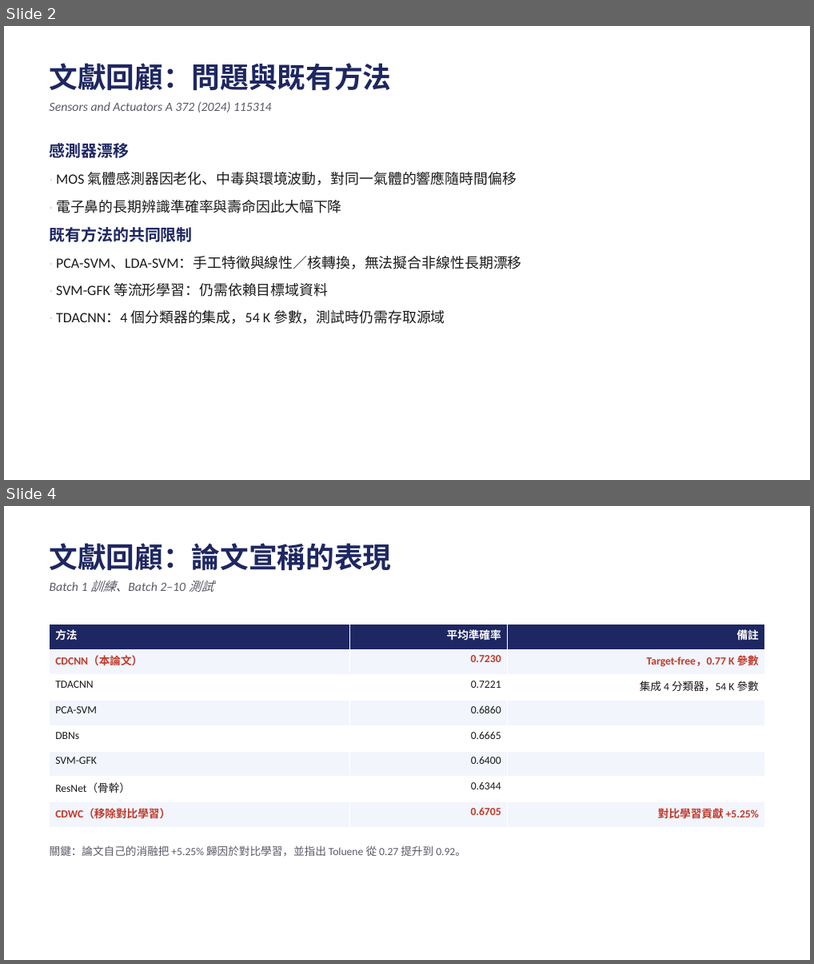
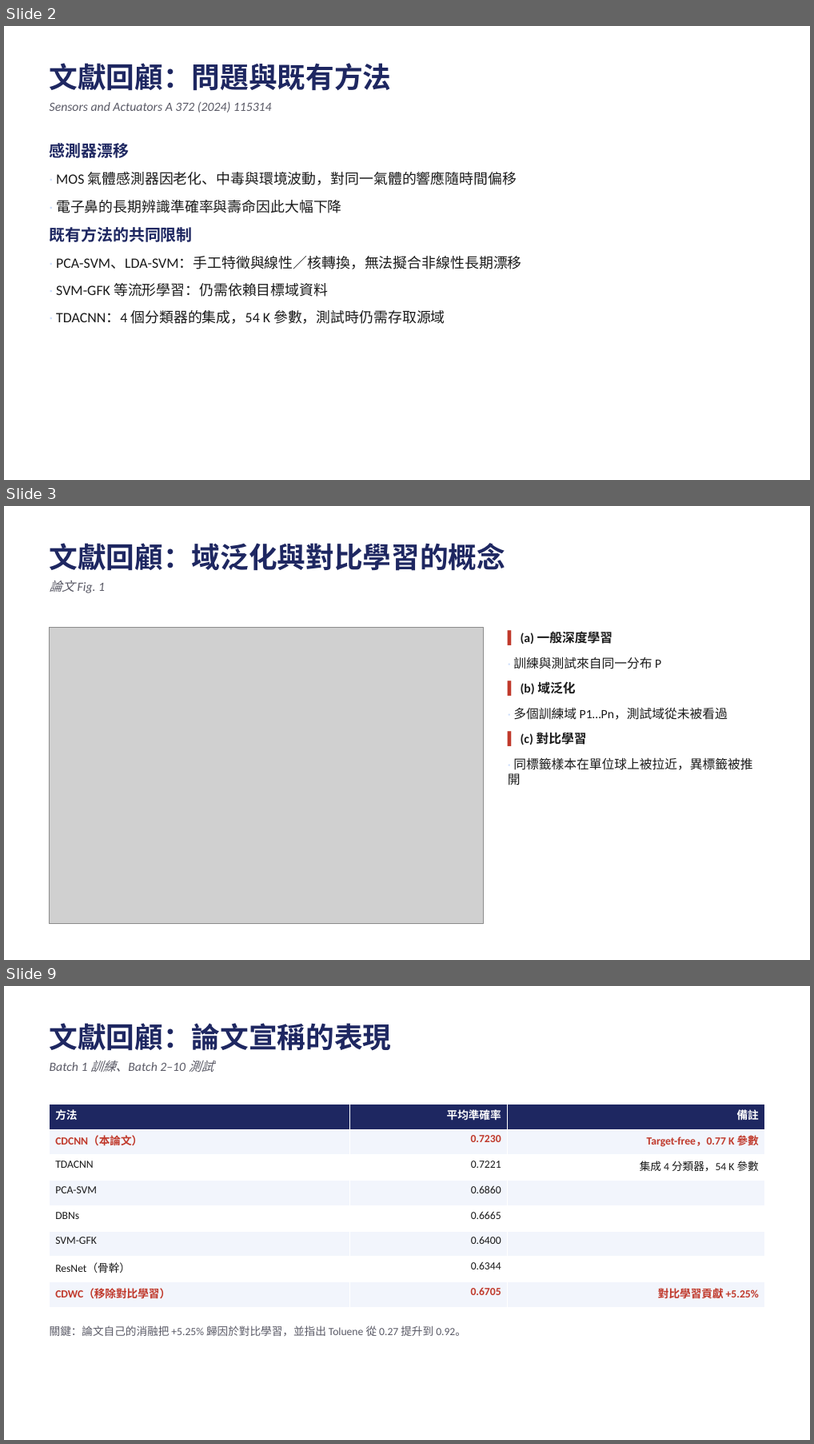
Before and after one commit to wintera1233/cdcnn, a slide deck: reports/cdcnn-experiment-review.pptx. Shown one above the other, each under a label of ours: slides 2 and 4 before the commit, slides 2, 3 and 9 after it; the slides between them are not shown. The pictures are 814x964 and 814x1444 pixels, drawn with LibreOffice and Linux fonts; fonts in the diff are those of the drawing; grey boxes stand for pictures. Boxes give left, top, right and bottom in pixels: in the first picture for what was removed or moved away, otherwise in the second. Text is boxed around its words. In the diff, an @@ line names an element or a change of style, - is before the commit and + after.

```diff
--- a/reports/cdcnn-experiment-review.pptx
+++ b/reports/cdcnn-experiment-review.pptx
@@ slide 3 added at box(4, 506, 810, 960), background #FFFFFF @@
@@ text added at box(50, 543, 506, 593), 34 pt, text #1E2761, bold @@
+文獻回顧：域泛化與對比學習的概念
+論文 Fig. 1
@@ picture added at box(50, 627, 484, 924) @@
@@ text added at box(508, 631, 753, 784), 15 pt, text #1A1A1A @@
+▍ (a) 一般深度學習
+· 訓練與測試來自同一分布 P
+▍ (b) 域泛化
+· 多個訓練域 P1…Pn，測試域從未被看過
+▍ (c) 對比學習
+· 同標籤樣本在單位球上被拉近，異標籤被推開
@@ what was slide 4 is now slide 9 @@
```
Also in this commit, not shown: 1 slide changed, 4 other slides added, 12 other files.
